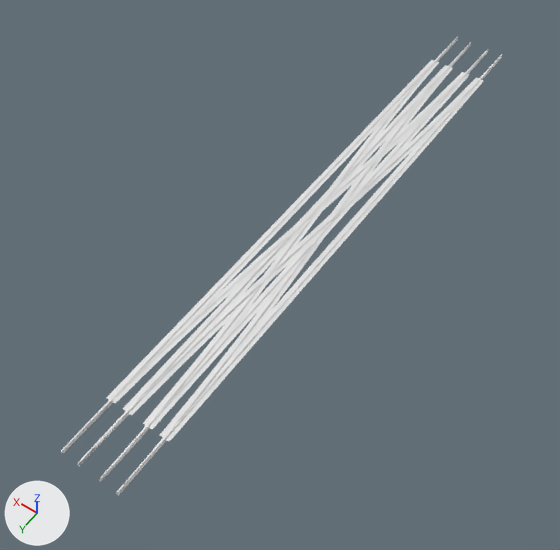
One commit to the OBJ model Resources/Meshes/18m/Ground_Station_LevelCrossing_Rail.obj: the scene before it, then after it.
Both versions are drawn from a 50 mm lens placed at (-25.5, 43.3, 54.8), pointed at (0.9, 6.3, -3.4). The lights are fixed; the arrows at lower left show +X, +Y and +Z. Where no turn or scale is listed for an object, it has been applied to the vertices.

Names of what the first picture shows: 'Ground_Station_LevelCrossing_Rail'.
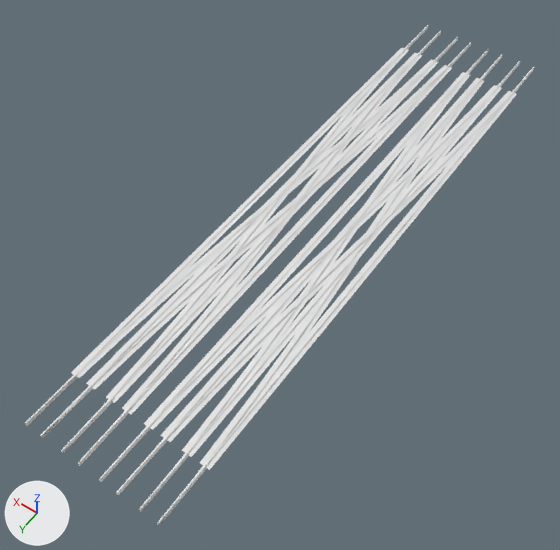
Diff of the bpy script that builds the scene:
```diff
--- a/Resources/Meshes/18m/Ground_Station_LevelCrossing_Rail.obj.py
+++ b/Resources/Meshes/18m/Ground_Station_LevelCrossing_Rail.obj.py
@@ me_ground_station_levelcrossing_rail @@
-me_ground_station_levelcrossing_rail.from_pydata(...)  # 1881 vertices, 2791 faces; spans x -3.3..3.3, y -32.0..32.0, z 0.0..0.4
+me_ground_station_levelcrossing_rail.from_pydata(...)  # 3762 vertices, 5582 faces; spans x -7.2..7.2, y -32.0..32.0, z 0.0..0.4
+# me_ground_station_levelcrossing_rail part 1: the loose piece of 20 vertices spanning x 2.4..3.3, y -26.7..26.7, z 0.3 is copied, and the copy is moved by (3.9, 0.0, 0.0); it spans x 6.3..7.2, y -26.7..26.7, z 0.3
+# me_ground_station_levelcrossing_rail part 2: the loose piece of 20 vertices spanning x 2.4..3.3, y -26.7..26.7, z 0.3 is copied, and the copy is moved by (2.2, 0.0, 0.0); it spans x 4.6..5.5, y -26.7..26.7, z 0.3
+# me_ground_station_levelcrossing_rail part 3: the loose piece of 20 vertices spanning x -1.5..3.2, y -26.7..26.7, z 0.3 is moved by (2.2, 0.0, 0.0)
+# me_ground_station_levelcrossing_rail part 4: the loose piece of 20 vertices spanning x -3.2..1.5, y -26.7..26.7, z 0.3 is moved by (5.7, 0.0, 0.0)
+# me_ground_station_levelcrossing_rail part 5: the loose piece of 20 vertices spanning x -1.5..3.2, y -26.7..26.7, z 0.3 is moved by (3.9, 0.0, 0.0)
+# me_ground_station_levelcrossing_rail part 6: the loose piece of 20 vertices spanning x -3.2..1.5, y -26.7..26.7, z 0.3 is moved by (3.9, 0.0, 0.0)
+# me_ground_station_levelcrossing_rail part 7: the loose piece of 20 vertices spanning x -3.3..-2.4, y -26.7..26.7, z 0.3 is copied, and the copy is moved by (-3.9, 0.0, 0.0); it spans x -7.2..-6.3, y -26.7..26.7, z 0.3
+# me_ground_station_levelcrossing_rail part 8: the loose piece of 20 vertices spanning x -3.3..-2.4, y -26.7..26.7, z 0.3 is copied, and the copy is moved by (-2.2, 0.0, 0.0); it spans x -5.5..-4.6, y -26.7..26.7, z 0.3
+# me_ground_station_levelcrossing_rail part 9: the loose piece of 20 vertices spanning x -3.2..1.5, y -26.7..26.7, z 0.3 is copied, and the copy is moved by (-3.9, 0.0, 0.0); it spans x -7.1..-2.5, y -26.7..26.7, z 0.3
+# me_ground_station_levelcrossing_rail part 10: the loose piece of 20 vertices spanning x -3.2..1.5, y -26.7..26.7, z 0.3 is copied, and the copy is moved by (-2.2, 0.0, 0.0); it spans x -5.4..-0.7, y -26.7..26.7, z 0.3
+# me_ground_station_levelcrossing_rail part 11: the loose piece of 20 vertices spanning x -3.2..1.5, y -26.7..26.7, z 0.3 is copied, and the copy is moved by (-2.2, 0.0, 0.0); it spans x -5.4..-0.7, y -26.7..26.7, z 0.3
+# me_ground_station_levelcrossing_rail part 12: the loose piece of 20 vertices spanning x -3.2..1.5, y -26.7..26.7, z 0.3 is copied, and the copy is moved by (-3.9, 0.0, 0.0); it spans x -7.1..-2.5, y -26.7..26.7, z 0.3
+# me_ground_station_levelcrossing_rail part 13: 95 vertices moved from x -2.9..2.9, y -32.0..32.0, z 0.1..0.4 to x -3.0..3.0, y -32.0..32.0, z 0.1..0.4; 729 vertices removed from x -2.9..2.9, y -32.0..32.0, z 0.1..0.4; 2450 vertices added at x -6.9..6.9, y -32.0..32.0, z 0.0..0.4
```

What differs and where, as boxes (x1, y1, x2, y2) in the pictures (560 x 550 px; the box of a moved part takes in the faces that stretch with it):
'Ground_Station_LevelCrossing_Rail', reshaped (15% wider, 9% taller)
    before: (61, 37, 502, 495)
    after: (25, 25, 534, 526)
part 1 of me_ground_station_levelcrossing_rail, added
    after: (71, 48, 408, 378)
part 2 of me_ground_station_levelcrossing_rail, added
    after: (86, 53, 415, 384)
part 3 of me_ground_station_levelcrossing_rail, moved or reshaped
    before: (115, 72, 469, 403)
    after: (87, 65, 445, 389)
part 4 of me_ground_station_levelcrossing_rail, moved or reshaped
    before: (123, 77, 477, 415)
    after: (79, 59, 437, 378)
part 5 of me_ground_station_levelcrossing_rail, moved or reshaped
    before: (143, 62, 439, 429)
    after: (106, 50, 409, 402)
part 6 of me_ground_station_levelcrossing_rail, moved or reshaped
    before: (160, 65, 453, 435)
    after: (122, 53, 422, 410)
part 7 of me_ground_station_levelcrossing_rail, added
    after: (201, 91, 517, 470)
part 8 of me_ground_station_levelcrossing_rail, added
    after: (191, 88, 502, 457)
part 9 of me_ground_station_levelcrossing_rail, added
    after: (162, 91, 509, 442)
part 10 of me_ground_station_levelcrossing_rail, added
    after: (152, 85, 502, 430)
part 11 of me_ground_station_levelcrossing_rail, added
    after: (182, 75, 470, 456)
part 12 of me_ground_station_levelcrossing_rail, added
    after: (200, 78, 484, 463)
part 13 of me_ground_station_levelcrossing_rail, built on
    before: (61, 37, 502, 495)
    after: (25, 25, 534, 526)
